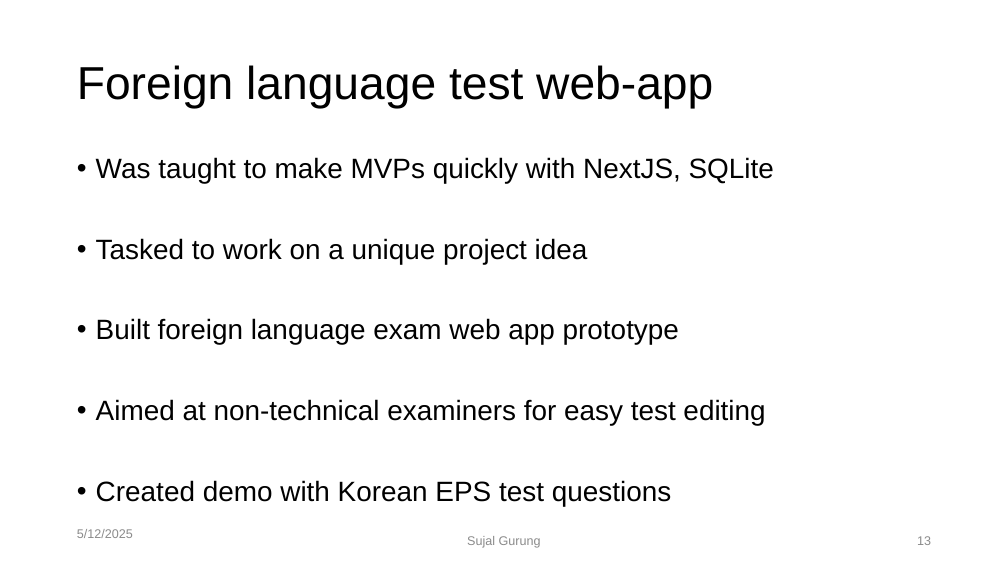
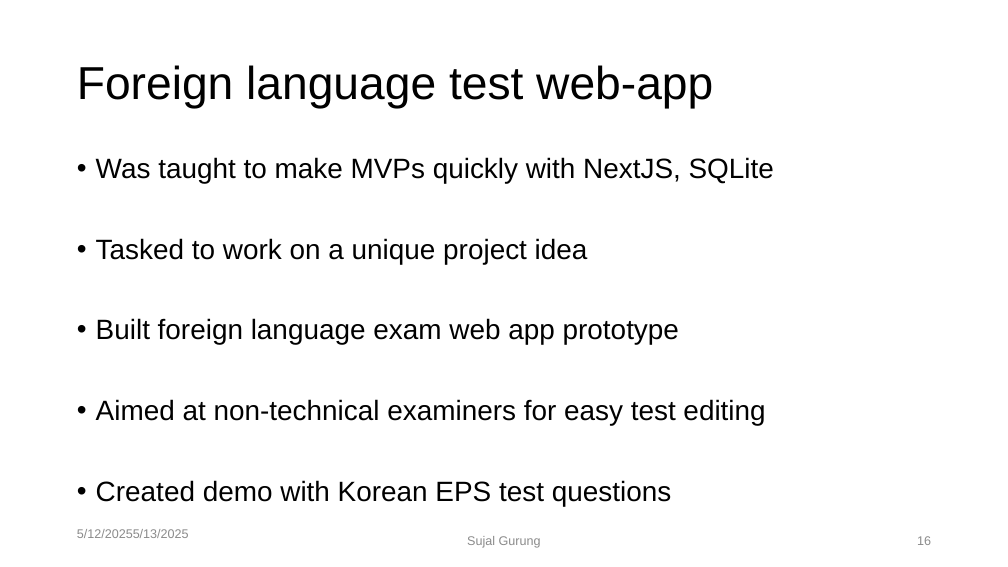
Before and after one commit to dinesh-58/college-files, a slide deck: slide 16 of 7th-sem/internship/Presentation.pptx (slide 13 before the commit). Drawn at 1008x567 pixels with LibreOffice and Linux fonts; fonts in the diff are those of the drawing. Boxes give left, top, right and bottom in pixels: in the first picture for what was removed or moved away, otherwise in the second. Text is boxed around its words. In the diff, an @@ line names an element or a change of style, - is before the commit and + after.

```diff
--- a/7th-sem/internship/Presentation.pptx
+++ b/7th-sem/internship/Presentation.pptx
@@ text at (77, 529, 189, 538): text changed @@
-5/12/2025
+5/12/20255/13/2025
@@ page number at (917, 536, 931, 545): text changed @@
-13
+16
```
Also in this commit, not shown: 15 other slides changed, 3 slides added, 6 other files.
